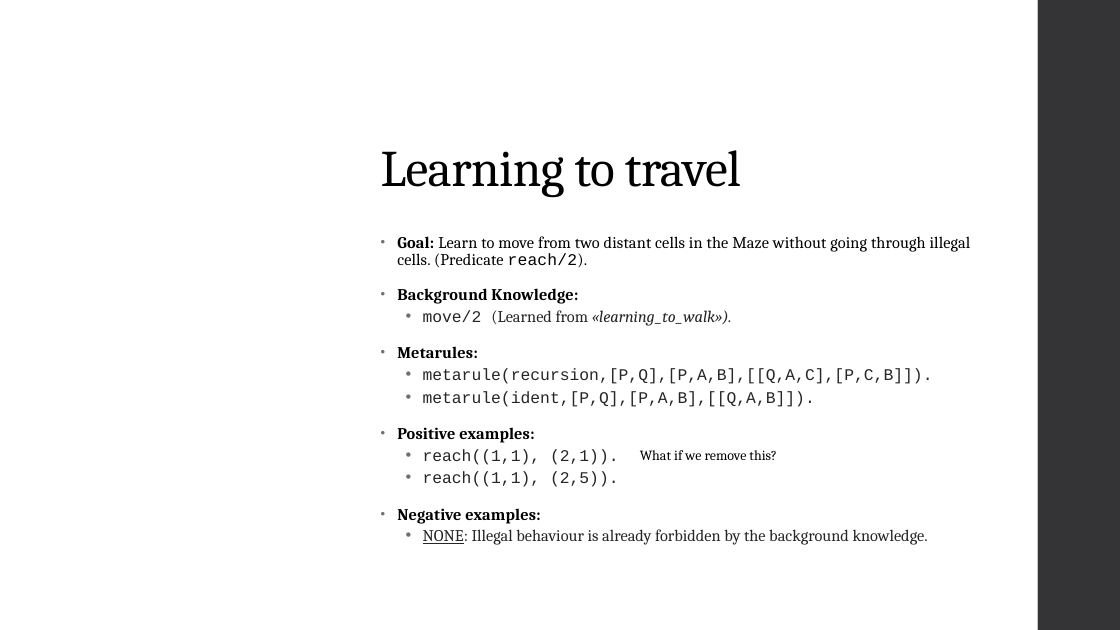
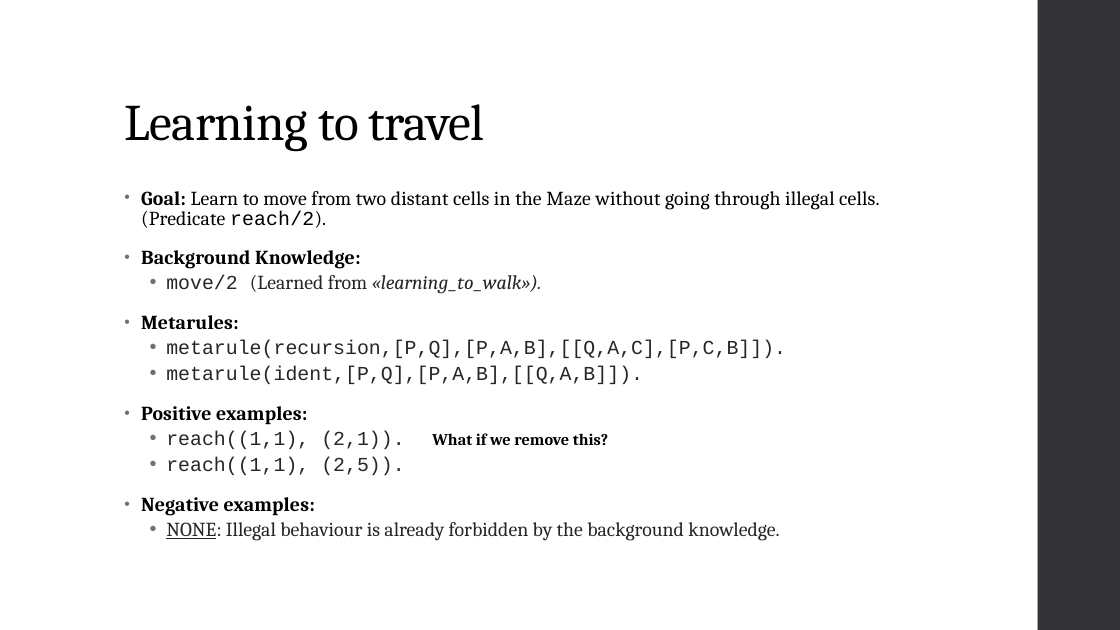
Before and after one commit to Alex-Dell1/ATAI_Maze_Project, a slide deck: slide 18 of ATAI_Presentation.pptx (slide 10 before the commit). Drawn at 1120x630 pixels with LibreOffice and Linux fonts; fonts in the diff are those of the drawing; background and template pictures are left out. Boxes give left, top, right and bottom in pixels: in the first picture for what was removed or moved away, otherwise in the second. Text is boxed around its words. In the diff, an @@ line names an element or a change of style, - is before the commit and + after.

```diff
--- a/ATAI_Presentation.pptx
+++ b/ATAI_Presentation.pptx
@@ rectangle: place and size @@
-rectangle at (327,0,1038,630)
+rectangle at (0,0,1038,630)
@@ rectangle at (0,0,1038,630): fill #FFFFFF at 91% opacity to #FFFFFF @@
@@ title "Learning to travel": place and size @@
-title "Learning to travel" at (381,150,741,197)
+title "Learning to travel" at (124,104,485,151)
@@ text "Goal: Learn to move from ...": place and size @@
-text "Goal: Learn to move from ..." at (397,236,971,545)
+text "Goal: Learn to move from ..." at (141,191,879,541)
@@ text "Goal: Learn to move from ..." at (141,191,879,541): size 14 to 17 pt @@
@@ text "What if we remove this?": place and size @@
-text "What if we remove this?" at (640,450,777,460)
+text "What if we remove this?" at (432,433,608,445)
@@ text "What if we remove this?" at (432,433,608,445): size 12 to 14 pt, bold on; more space between paragraphs @@
```
Also in this commit, not shown: 5 other slides changed, 13 slides added, 1 other file.
